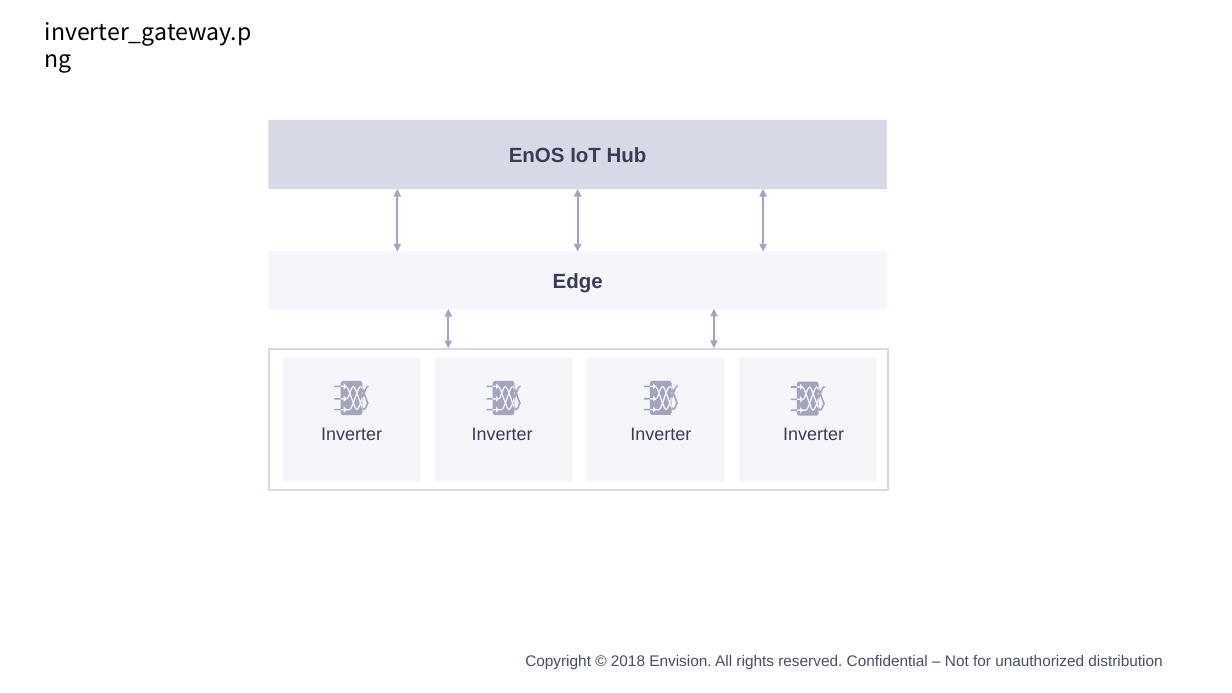
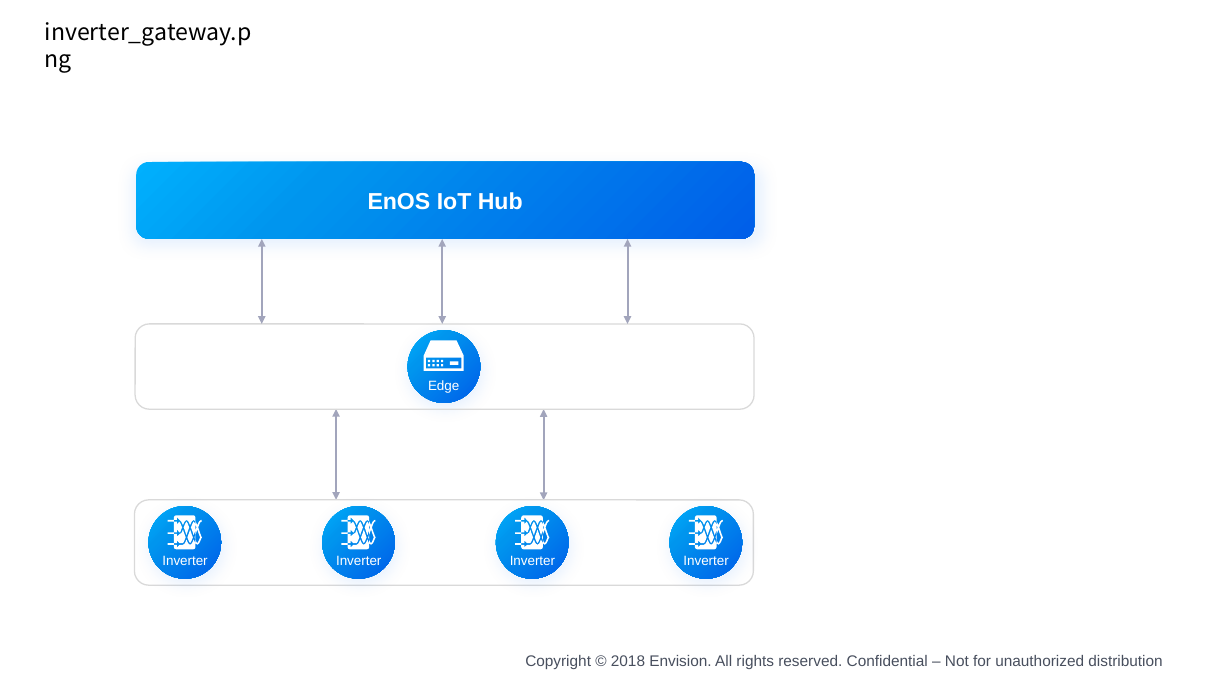
Before and after one commit to kikuchiyo/device_connection_en, a slide deck: slide 4 of media/device_en.pptx (slide 6 before the commit). Drawn at 1232x693 pixels with LibreOffice and Linux fonts; fonts in the diff are those of the drawing; background and template pictures are left out. Boxes give left, top, right and bottom in pixels: in the first picture for what was removed or moved away, otherwise in the second. Text is boxed around its words. In the diff, an @@ line names an element or a change of style, - is before the commit and + after.

```diff
--- a/media/device_en.pptx
+++ b/media/device_en.pptx
@@ rounded rectangle "EnOS IoT Hub": place and size @@
-rounded rectangle "EnOS IoT Hub" at [269,120,887,189]
+rounded rectangle "EnOS IoT Hub" at [136,162,754,238]
@@ rounded rectangle "EnOS IoT Hub" at [136,162,754,238]: size 16 to 18 pt, text colour #393C57 to #FFFFFF; rectangle to rounded rectangle; fill #D8D9E7 to gradient #00B0FD to #0095EE to #005FE9; shadow on @@
@@ double arrow moved from (397, 189) - (397, 251) to (443, 239) - (443, 324) @@
@@ double arrow moved from (578, 189) - (578, 251) to (628, 239) - (628, 324) @@
@@ freeform shape: place and size @@
-freeform shape at [487,381,521,415]
+freeform shape at [424,340,464,371]
@@ freeform shape at [424,340,464,371]: fill #A2A5BC to #FFFFFF @@
@@ text "Edge": place and size @@
-text "Edge" at [269,251,887,309]
+text "Edge" at [428,380,459,393]
@@ text "Edge" at [428,380,459,393]: size 16 to 10.5 pt, text colour #393C57 to #FFFFFF, bold off; fill #F5F5FB to none @@
@@ group removed at [269,189,887,491]: 5 rectangles, 3 double arrows, 3 freeform shapes @@
@@ group added at [135,239,754,585]: 5 ellipses, 4 freeform shapes, 3 double arrows, 2 rounded rectangles @@
@@ size 14 to 10.5 pt, text colour #393C57 to #FFFFFF; line spacing 18.8pt to 1; vertical alignment top to middle in 4 elements at [336,555,381,565], [510,555,555,565], [683,555,728,565], [162,555,207,565] @@
@@ text "Inverter": place and size @@
-text "Inverter" at [783,427,844,440]
+text "Inverter" at [162,555,207,565]
@@ text "Inverter": place and size @@
-text "Inverter" at [321,427,382,440]
+text "Inverter" at [336,555,381,565]
@@ text "Inverter": place and size @@
-text "Inverter" at [472,427,533,440]
+text "Inverter" at [510,555,555,565]
@@ text "Inverter": place and size @@
-text "Inverter" at [630,427,691,440]
+text "Inverter" at [683,555,728,565]
```
Also in this commit, not shown: 4 other slides changed, 4 slides added, 3 slides removed, 22 other files.
